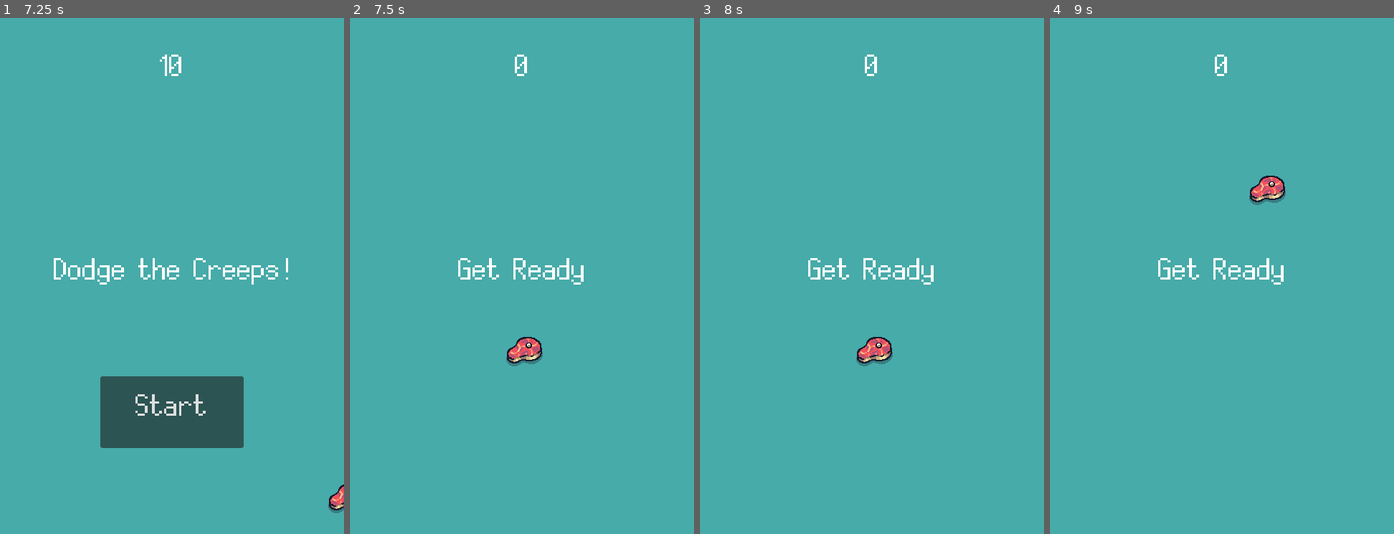
Above: before the commit, frames 1-4 (left to right).
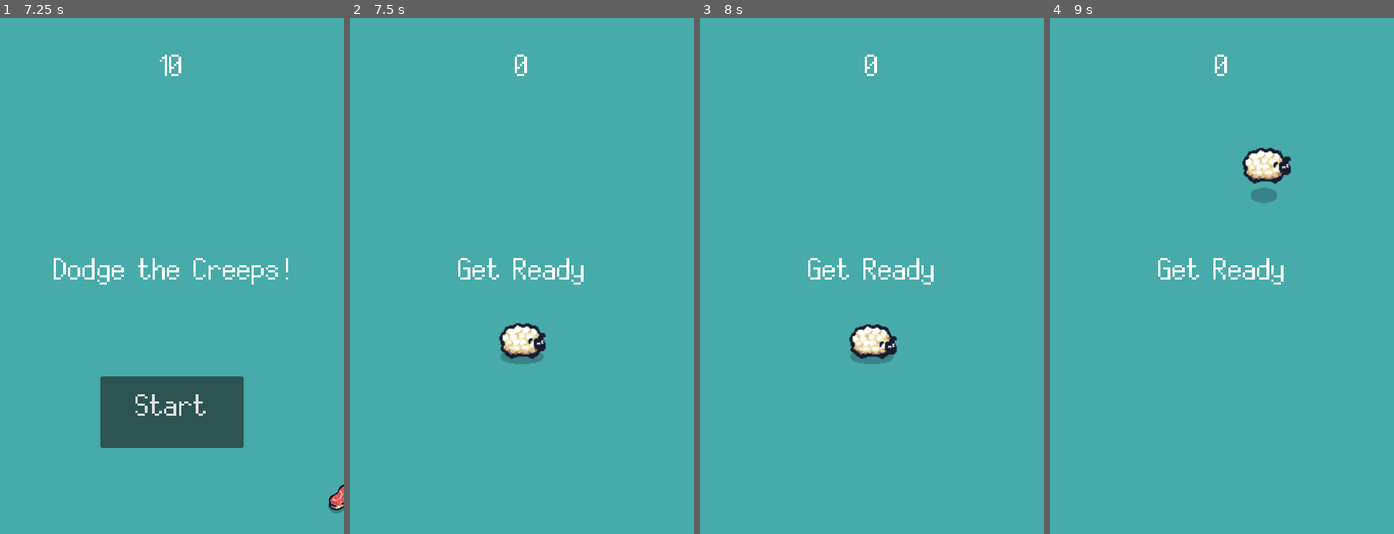
Above: after the commit, the same moments.

Repository: phibkro/shear-chaos
Game: Godot game, scene res://src/main.tscn
Same seed, same stepped clock (60 frames per second), same inputs: the game is played once before the commit and once after it.
Inputs:
- Up to frame 1 (7.25 s): click "Start" at 0.5 s; hold Right (move_right) 1.28-2.03 s; hold Down (move_down) 2.03-2.78 s; hold Right (move_right) 2.78-3.53 s; hold Up (move_up) 3.53-4.28 s; hold Left (move_left) 4.28-5.78 s; tap Enter at 5 s; hold Down (move_down) 5.78-6.53 s; tap Space at 6.5 s; hold Right (move_right) from 6.53 s (still down)
- Up to frame 2 (7.5 s): release Right (move_right) at 7.25 s; click "Start" at 7.25 s
- Up to frame 3 (8 s): no input
- Up to frame 4 (9 s): hold Up (move_up) 8.03-8.78 s; hold Right (move_right) from 8.78 s (still down)

Frame 1 is identical in both runs. In frame 2, 0.9% of the frame differs, in the area x 43-57%, y 59-68%; in frame 3, 0.8%; in frame 4, 1.1%, in the area x 55-70%, y 25-37%.

Commit message:
fix: :bug: reset animations on game start

Diff:
--- a/src/characters/player.gd
+++ b/src/characters/player.gd
@@ -28,7 +28,6 @@
 func _process(delta):
 	if Engine.is_editor_hint():
 		return
-
 	if not isAlive:
 		return
 
@@ -70,6 +69,8 @@
 
 
 func start(pos):
+	sprite.show()
+	death_sprite.hide()
 	isAlive = true
 	position = pos
 	$CollisionShape2D.disabled = false
